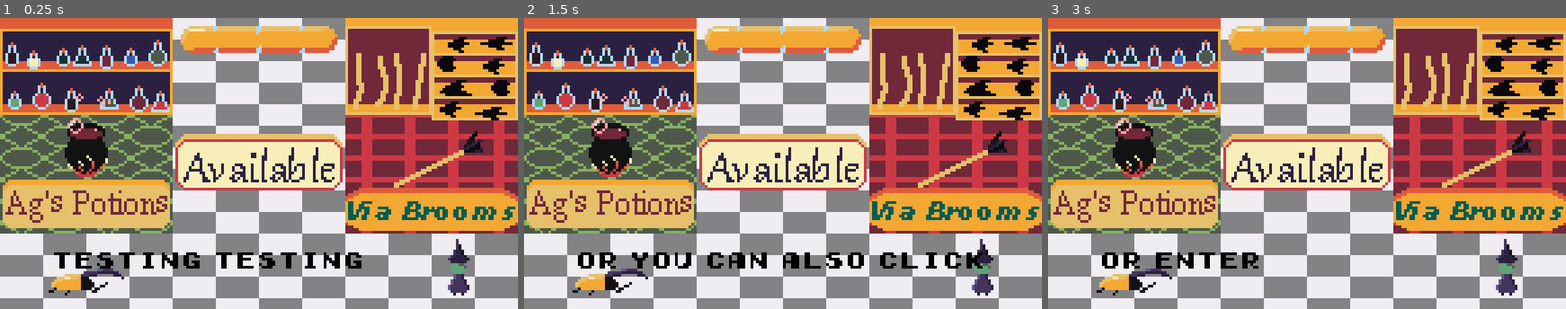
Above: before the commit, frames 1-3 (left to right).
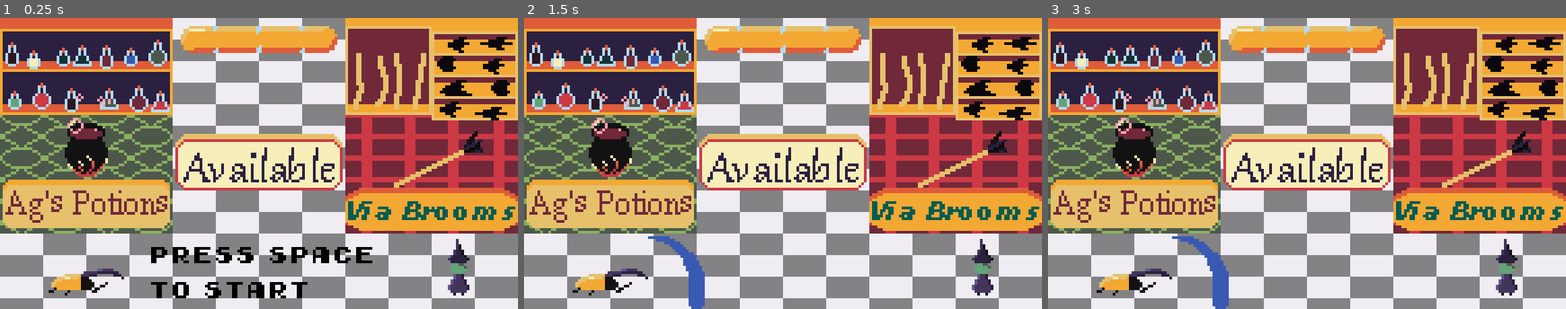
Above: after the commit, the same moments.

Repository: ololili/MusicGame
Game: Godot game, scene res://Code/Main/main.tscn
Two runs of this game, one before a commit and one after it. Both use one fixed random seed, a clock stepped at 60 frames per second and the inputs below.
Inputs:
- Up to frame 1 (0.25 s): no input
- Up to frame 2 (1.5 s): tap Space (button) at 0.5, 0.6, 1.25, 1.35 s
- Up to frame 3 (3 s): tap Enter at 2 s; tap Space (button) at 2.1, 2.75, 2.85 s

The runs differ from the first frame. In frame 1, 2.5% of the frame differs, in the area x 10-72%, y 78-97%; in frame 2, 2.5%; in frame 3, 1.5%.

Commit message:
Started work on the score scene.

Diff:
--- a/src/Code/Animation/Actors/Scripts/witch.gd
+++ b/src/Code/Animation/Actors/Scripts/witch.gd
@@ -9,10 +9,6 @@
 var is_fase_boosting: bool = false
 var fase_boost: int = 0
 
-# Attack chance comes from buildup in fase one and two in fase three it comes from big_buildup
-# Number of attacks in fase one is always one
-# Number of attacks in fase two is in between one and fase_two_boost
-# Number of attacks in fase three is in between one and fase_three_boost
 
 func _ready():
 	Globals.has_beaten.connect(_on_globals_has_beaten)
@@ -39,7 +35,6 @@
 				attack_chance = 0
 				is_cooling_down = true
 		else:
-			print("Fase boost! " + str(fase_boost))
 			attack_sequence(fase_boost)
 			attack_chance = 0
 			is_cooling_down = true
--- /dev/null
+++ b/src/Code/Main/Scripts/score_scene.gd
@@ -0,0 +1 @@
+extends Node2D
--- a/src/Code/Main/Scripts/text_displayer.gd
+++ b/src/Code/Main/Scripts/text_displayer.gd
@@ -1,37 +1,11 @@
 extends Label
 
 
-@export var intro_text: Array[String]
-@export var first_post_battle_text: Array[String]
-@export var second_post_battle_text: Array[String]
+func _process(_delta):
+	if Input.is_action_just_pressed("button"):
+		into_the_fight()
 
-var text_id: int = 0
-var current_text: Array[String]
-var is_first_fight: bool = true
-
-func _ready():
-	Globals.stopped_fighting.connect(_on_globals_stopped_fighting)
-	current_text = intro_text
-
-func _process(_delta):
-	if not Globals.is_fighting:
-		if Input.is_action_just_pressed("button"):
-			text_id += 1
-			if text_id == len(intro_text):
-				into_the_fight()
-			else:
-				text = intro_text[text_id]
-
-func _on_globals_stopped_fighting():
-	visible = true
-	text_id = 0
-	if is_first_fight:
-		is_first_fight = false
-		current_text = first_post_battle_text
-	else:
-		is_first_fight = true
-		current_text = second_post_battle_text
 
 func into_the_fight():
 	get_parent().get_node("MusicPlayer").start_battle()
-	visible = false
+	queue_free()
--- a/src/Code/Main/globals.gd
+++ b/src/Code/Main/globals.gd
@@ -44,12 +44,10 @@
 func start_fase_two():
 	is_fase_two = true
 	started_fase_two.emit()
-	print("fase two started!")
 
 func start_fase_three():
 	is_fase_three = true
 	started_fase_three.emit()
-	print("fase three started!")
 
 func start_fighting():
 	is_fighting = true
--- a/src/Code/Main/main.tscn
+++ b/src/Code/Main/main.tscn
@@ -23,8 +23,7 @@
 [node name="Node2D" parent="." instance=ExtResource("2_sk0d7")]
 
 [node name="TextDisplayer" parent="." instance=ExtResource("3_n5qwa")]
-offset_left = 20.0
-offset_top = 85.0
-offset_right = 136.0
-offset_bottom = 108.0
-intro_text = Array[String](["Press spacebar for next", "Or enter", "Or you can also click"])
+offset_left = 56.0
+offset_top = 83.0
+offset_right = 147.0
+offset_bottom = 106.0
--- /dev/null
+++ b/src/Code/Main/score_scene.tscn
@@ -0,0 +1,18 @@
+[gd_scene load_steps=4 format=3 uid="uid://c326gjeohsdyp"]
+
+[ext_resource type="Script" path="res://Code/Main/Scripts/score_scene.gd" id="1_sho4d"]
+[ext_resource type="Texture2D" uid="uid://cv3kqoc5q6eox" path="res://Assets/Sprites/Backgrounds/ScoreBackgound.png" id="1_uj3ob"]
+[ext_resource type="PackedScene" uid="uid://c0aksm1xl2225" path="res://Code/UI/my_progress_bar.tscn" id="2_1ny2y"]
+
+[node name="ScoreScene" type="Node2D"]
+script = ExtResource("1_sho4d")
+
+[node name="Sprite2D" type="Sprite2D" parent="."]
+position = Vector2(96, 54)
+texture = ExtResource("1_uj3ob")
+
+[node name="MyProgressBar" parent="." instance=ExtResource("2_1ny2y")]
+offset_left = 16.0
+offset_top = 86.0
+offset_right = 176.0
+offset_bottom = 102.0
--- a/src/Code/Main/text_displayer.tscn
+++ b/src/Code/Main/text_displayer.tscn
@@ -4,9 +4,10 @@
 [ext_resource type="Script" path="res://Code/Main/Scripts/text_displayer.gd" id="2_l8u15"]
 
 [node name="TextDisplayer" type="Label"]
-offset_right = 68.0
+offset_right = 89.0
 offset_bottom = 23.0
-text = "testing testing
+text = "press space to start
 "
 label_settings = ExtResource("1_70eck")
+autowrap_mode = 2
 script = ExtResource("2_l8u15")
--- a/src/Code/Sound/Songs/Scripts/song.gd
+++ b/src/Code/Sound/Songs/Scripts/song.gd
@@ -3,8 +3,16 @@
 
 @export var audio: AudioStreamOggVorbis = null
 
+@export_group("Fases")
 @export var has_fase_two: bool = false
 @export var time_to_fase_two: float = 0.0
 
 @export var has_fase_three: bool = false
 @export var time_to_fase_three: float = 0.0
+
+@export_group("Scores")
+@export var mine: float = 0
+@export var sannie: float = 0
+@export var jan_louw: float = 0
+@export var player: float = 0
+@export var player_hi_score: float = 0
--- a/src/Code/Sound/Songs/effervesce.tres
+++ b/src/Code/Sound/Songs/effervesce.tres
@@ -10,3 +10,8 @@
 time_to_fase_two = 12.0
 has_fase_three = true
 time_to_fase_three = 42.0
+mine = 0.0
+sannie = 0.0
+jan_louw = 0.0
+player = 0.0
+player_hi_score = 0.0
--- /dev/null
+++ b/src/Code/UI/my_progress_bar.tscn
@@ -0,0 +1,8 @@
+[gd_scene load_steps=3 format=3 uid="uid://c0aksm1xl2225"]
+
+[ext_resource type="Texture2D" uid="uid://cpk3s7otwu1h1" path="res://Assets/Sprites/Actors/ProgressBar/ProgressBarBackground.png" id="1_mn4km"]
+[ext_resource type="Texture2D" uid="uid://byupht05l633k" path="res://Assets/Sprites/Actors/ProgressBar/ProgressBarFill.png" id="2_7d3bq"]
+
+[node name="MyProgressBar" type="TextureProgressBar"]
+texture_under = ExtResource("1_mn4km")
+texture_progress = ExtResource("2_7d3bq")
Binary file added: src/Assets/Sprites/Actors/ProgressBar/ProgressBarBackground.png
Not shown, added: src/Assets/Sprites/Actors/ProgressBar/ProgressBarBackground.png.import
Binary file added: src/Assets/Sprites/Actors/ProgressBar/ProgressBarFill.png
Not shown, added: src/Assets/Sprites/Actors/ProgressBar/ProgressBarFill.png.import
Binary file added: src/Assets/Sprites/Backgrounds/ScoreBackgound.png
Not shown, added: src/Assets/Sprites/Backgrounds/ScoreBackgound.png.import
